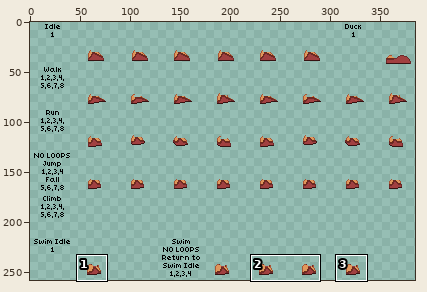
Two versions of one sprite sheet, src/items/armors/coatlica/coatlica-tier6manipulator/pants.png. The first picture is a wide view before the edit; the outline marks the close-up.
Close-up. Before:
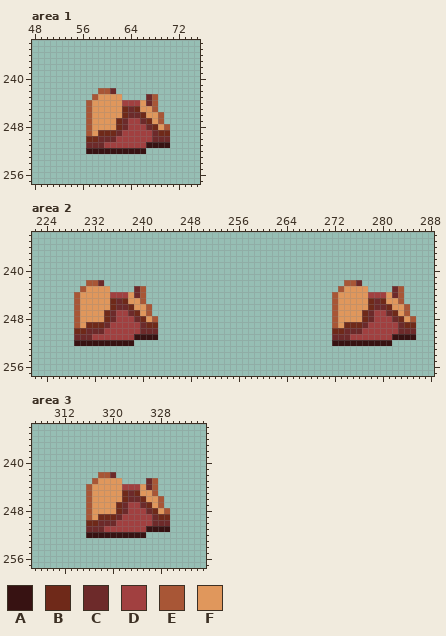
The file is 387x258 pixels. Shown: area 1: x 48..75, y 234..257; area 2: x 222..288, y 234..257; area 3: x 307..335, y 234..257. The wide view leaves out empty margins.
Palette (. is transparent): A #371212  B #6f2919  C #6d2a2a  D #a14040  E #a85636  F #e0975c
Pixels before, area 1, first column x 57:
242 ..EEC.........
243 .EFFFF....CE..
244 EFFFFFDDDFCE..
245 EFFFFFBCBFFE..
246 EFFFFFBCCBFFE.
247 EFFFFBCDDCBFE.
248 EFFFFBCDDDCBFE
249 EFBBBCDDDDDCBB
250 BBCCCDDDDDDCCC
251 CCCDDDDDDDAAAA
252 AAAAAAAAAA....
Pixels before, area 2, first column x 229:
242 ..EEC........................................EEC.........
243 .EFFFF....CE................................EFFFF....CE..
244 EFFFFFDDDFCE...............................EFFFFFDDDFCE..
245 EFFFFFBCBFFE...............................EFFFFFBCBFFE..
246 EFFFFFBCCBFFE..............................EFFFFFBCCBFFE.
247 EFFFFBCDDCBFE..............................EFFFFBCDDCBFE.
248 EFFFFBCDDDCBFE.............................EFFFFBCDDDCBFE
249 EFBBBCDDDDDCBB.............................EFBBBCDDDDDCBB
250 BBCCCDDDDDDCCC.............................BBCCCDDDDDDCCC
251 CCCDDDDDDDAAAA.............................CCCDDDDDDDAAAA
252 AAAAAAAAAA.................................AAAAAAAAAA....
Pixels before, area 3, first column x 316:
242 ..EEC.........
243 .EFFFF....CE..
244 EFFFFFDDDFCE..
245 EFFFFFBCBFFE..
246 EFFFFFBCCBFFE.
247 EFFFFBCDDCBFE.
248 EFFFFBCDDDCBFE
249 EFBBBCDDDDDCBB
250 BBCCCDDDDDDCCC
251 CCCDDDDDDDAAAA
252 AAAAAAAAAA....
Now the later version:
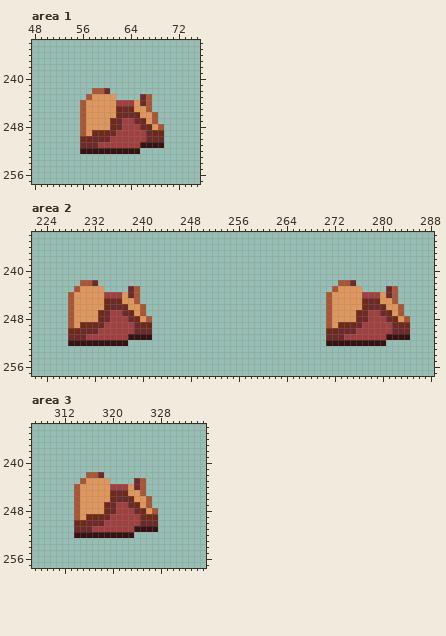
Changes in this commit:
Area 1:
y 242: x 58 . -> E; x 60..61 EC -> C.
y 243: x 57..58 .E -> EF; x 62 F -> .; x 66..68 .CE -> CE.
y 244: x 56..57 .E -> EF; x 62 F -> D; x 65..68 DFCE -> FCE.
y 245: x 56..57 .E -> EF; x 62..65 FBCB -> BCBF; x 67..68 FE -> E.
y 246: x 56..57 .E -> EF; x 62..63 FB -> BC; x 65..66 CB -> BF; x 68..69 FE -> E.
y 247: x 56..57 .E -> EF; x 61..63 FBC -> BCD; x 65..69 DCBFE -> CBFE.
y 248: x 56..57 .E -> EF; x 61..63 FBC -> BCD; x 66..70 DCBFE -> CBFE.
y 249: x 56..58 .EF -> EFB; x 61..62 BC -> CD; x 67..68 DC -> CB; x 70 B -> .
y 250: x 56 . -> B; x 58 B -> C; x 61 C -> D; x 67 D -> C; x 70 C -> .
y 251: x 56 . -> C; x 59 C -> D; x 66 D -> A; x 70 A -> .
y 252: x 56 . -> A; x 66 A -> .
Area 2:
y 242: x 230 . -> E; x 232..233 EC -> C.; x 273 . -> E; x 275..276 EC -> C.
y 243: x 229..230 .E -> EF; x 234 F -> .; x 238..240 .CE -> CE.; x 272..273 .E -> EF; x 277 F -> .; x 281..283 .CE -> CE.
y 244: x 228..229 .E -> EF; x 234 F -> D; x 237..240 DFCE -> FCE.; x 271..272 .E -> EF; x 277 F -> D; x 280..283 DFCE -> FCE.
y 245: x 228..229 .E -> EF; x 234..237 FBCB -> BCBF; x 239..240 FE -> E.; x 271..272 .E -> EF; x 277..280 FBCB -> BCBF; x 282..283 FE -> E.
y 246: x 228..229 .E -> EF; x 234..235 FB -> BC; x 237..238 CB -> BF; x 240..241 FE -> E.; x 271..272 .E -> EF; x 277..278 FB -> BC; x 280..281 CB -> BF; x 283..284 FE -> E.
y 247: x 228..229 .E -> EF; x 233..235 FBC -> BCD; x 237..241 DCBFE -> CBFE.; x 271..272 .E -> EF; x 276..278 FBC -> BCD; x 280..284 DCBFE -> CBFE.
y 248: x 228..229 .E -> EF; x 233..235 FBC -> BCD; x 238..242 DCBFE -> CBFE.; x 271..272 .E -> EF; x 276..278 FBC -> BCD; x 281..285 DCBFE -> CBFE.
y 249: x 228..230 .EF -> EFB; x 233..234 BC -> CD; x 239..240 DC -> CB; x 242 B -> .; x 271..273 .EF -> EFB; x 276..277 BC -> CD; x 282..283 DC -> CB; x 285 B -> .
y 250: x 228 . -> B; x 230 B -> C; x 233 C -> D; x 239 D -> C; x 242 C -> .; x 271 . -> B; x 273 B -> C; x 276 C -> D; x 282 D -> C; x 285 C -> .
y 251: x 228 . -> C; x 231 C -> D; x 238 D -> A; x 242 A -> .; x 271 . -> C; x 274 C -> D; x 281 D -> A; x 285 A -> .
y 252: x 228 . -> A; x 238 A -> .; x 271 . -> A; x 281 A -> .
Area 3:
y 242: x 316..320 ..EEC -> EEC..
y 243: x 315..317 ..E -> EFF; x 320..321 FF -> ..; x 324..327 ..CE -> CE..
y 244: x 314..316 ..E -> EFF; x 320..321 FF -> DD; x 323..327 DDFCE -> FCE..
y 245: x 314..316 ..E -> EFF; x 320..321 FF -> BC; x 323..327 CBFFE -> FFE..
y 246: x 314..316 ..E -> EFF; x 320..328 FFBCCBFFE -> BCCBFFE..
y 247: x 314..316 ..E -> EFF; x 319..328 FFBCDDCBFE -> BCDDCBFE..
y 248: x 314..316 ..E -> EFF; x 319..322 FFBC -> BCDD; x 324..329 DDCBFE -> CBFE..
y 249: x 314..317 ..EF -> EFBB; x 319..321 BBC -> CDD; x 325..329 DDCBB -> CBB..
y 250: x 314..317 ..BB -> BBCC; x 319..320 CC -> DD; x 325..326 DD -> CC; x 328..329 CC -> ..
y 251: x 314..315 .. -> CC; x 317..318 CC -> DD; x 324..325 DD -> AA; x 328..329 AA -> ..
y 252: x 314..315 .. -> AA; x 324..325 AA -> ..
Pixel boxes of the changes (left, top, right, bottom) in both close-ups:
changed: (80, 88, 170, 154)
changed: (68, 280, 158, 346)
changed: (326, 280, 416, 346)
changed: (74, 472, 170, 538)
